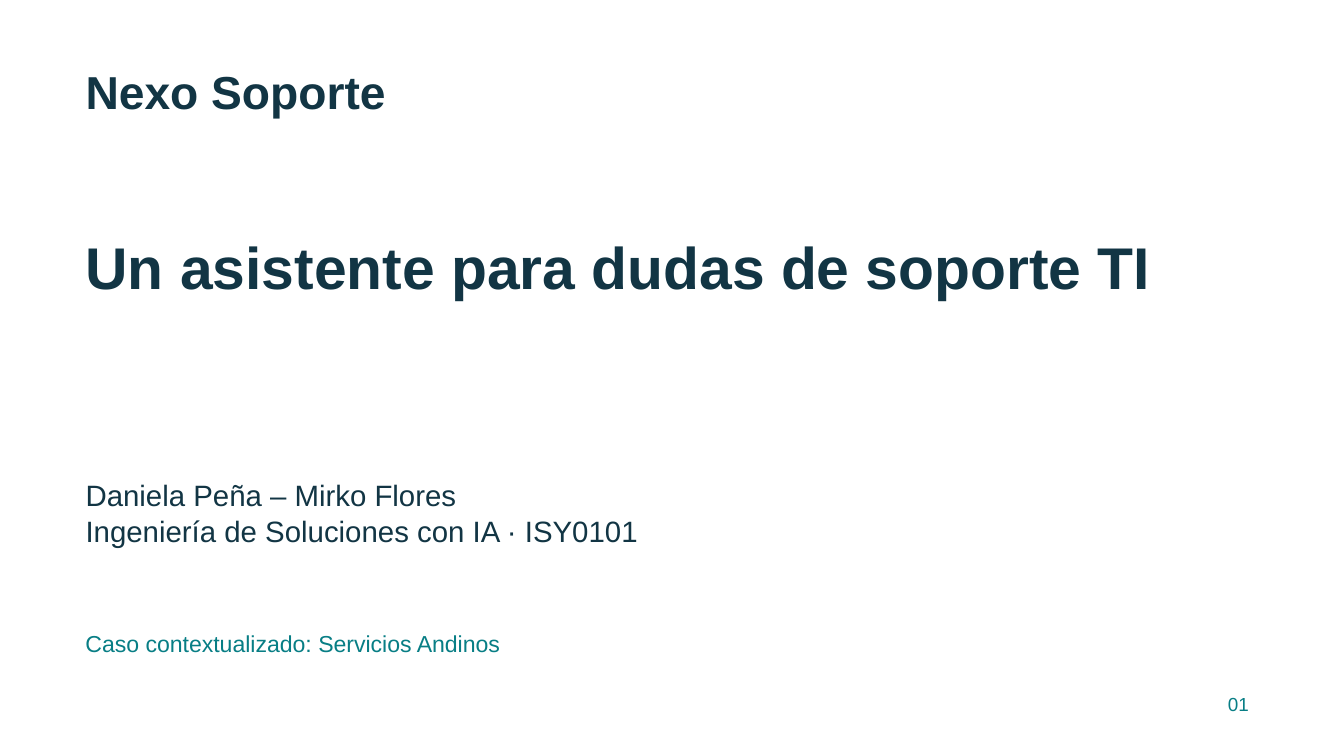
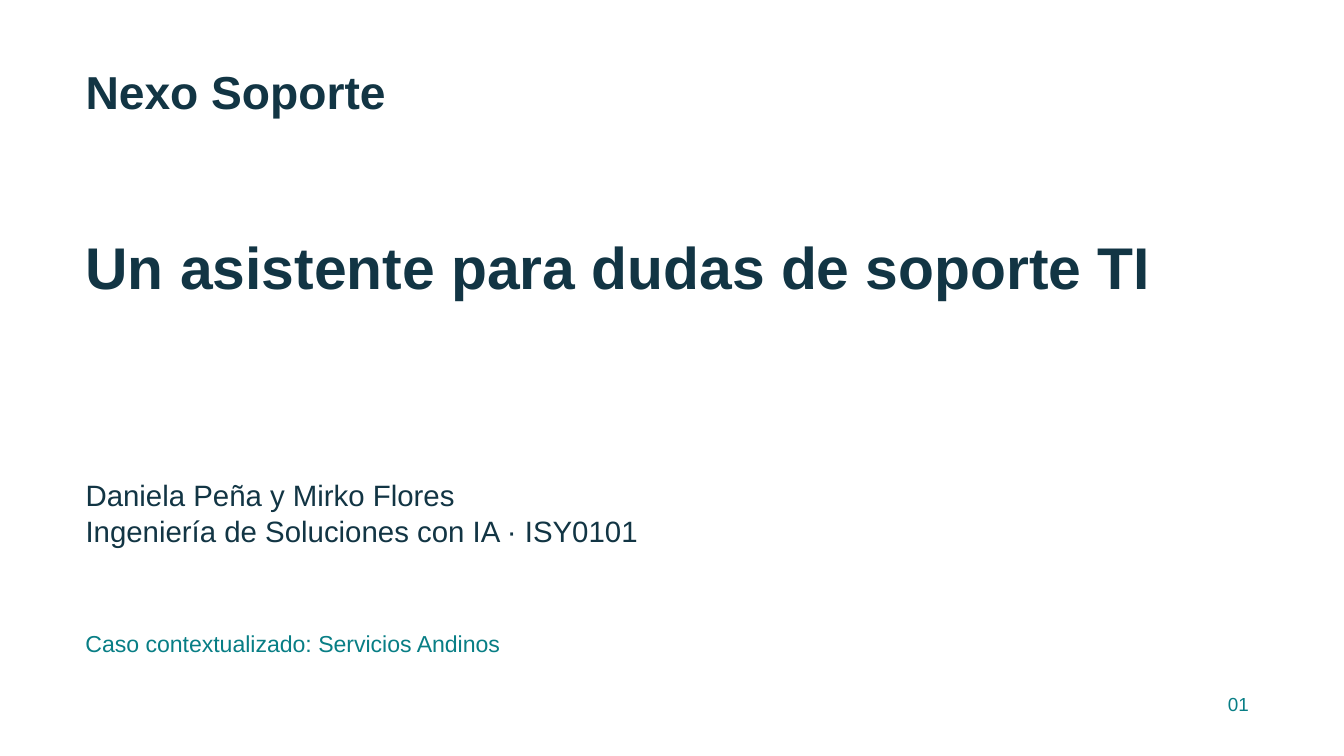
Before and after one commit to Danipez/Nexo-Soporte, a slide deck: slide 1 of docs/presentacion.pptx. Drawn at 1344x756 pixels with LibreOffice and Linux fonts; fonts in the diff are those of the drawing. Boxes give left, top, right and bottom in pixels: in the first picture for what was removed or moved away, otherwise in the second. Text is boxed around its words. In the diff, an @@ line names an element or a change of style, - is before the commit and + after.

Commit message:
Unificar integrantes Daniela Peña y Mirko Flores en documentación

```diff
--- a/docs/presentacion.pptx
+++ b/docs/presentacion.pptx
@@ text at (86, 484, 455, 512): text changed @@
-Daniela Peña – Mirko Flores
+Daniela Peña y Mirko Flores
```
Also in this commit, not shown: 2 other files.
